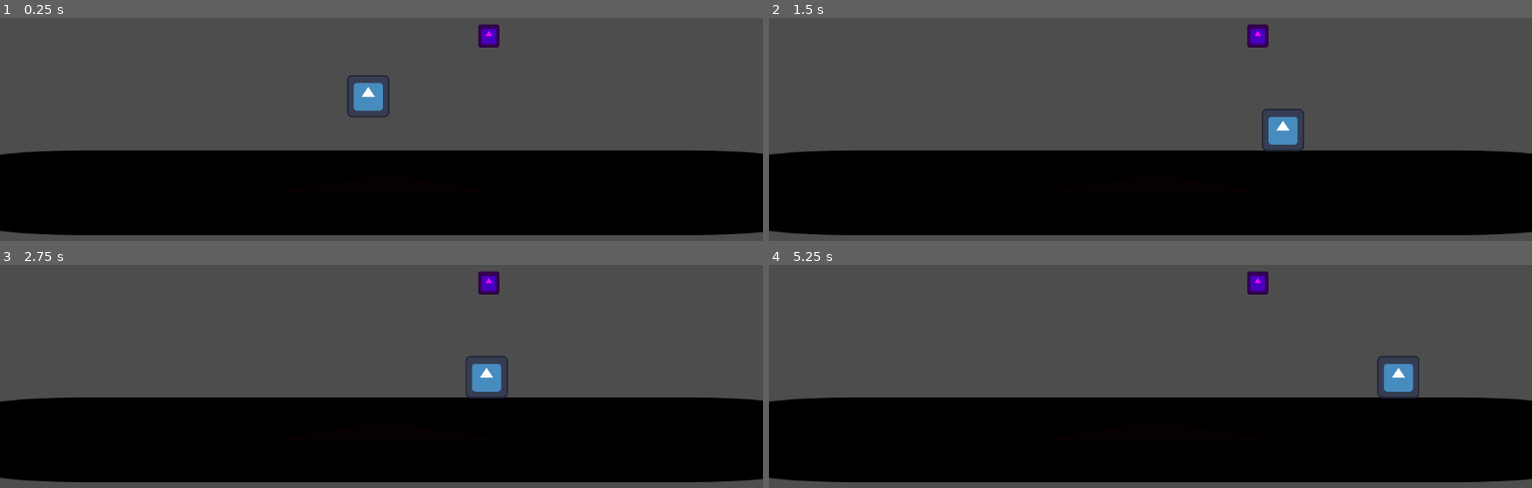
Above: before the commit, frames 1-4 (two rows, left to right).
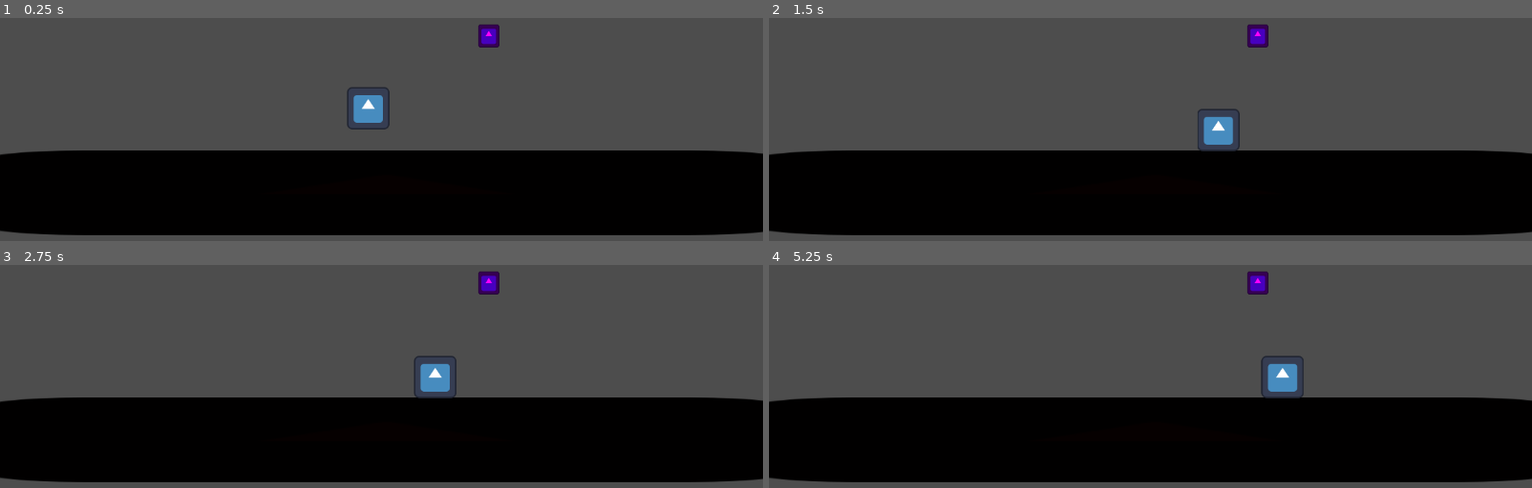
Above: after the commit, the same moments.

Repository: GonzaloDP/MovimientoJuego2D
Game: Godot game, scene res://mundo.tscn
Two runs of this game, one before a commit and one after it. Both use one fixed random seed, a clock stepped at 60 frames per second and the inputs below. The engine's default icon, where the game draws it, is replaced by a stand-in: a white triangle on a blue panel in a dark square.
Inputs:
- Up to frame 1 (0.25 s): no input
- Up to frame 2 (1.5 s): hold Right (derecha) from 0.53 s (still down); tap Space (dash) at 0.6, 1.35 s; tap Up (saltar) at 0.77 s
- Up to frame 3 (2.75 s): tap Up (saltar) at 1.52 s; release Right (derecha) at 2.03 s; hold Left (izquierda) from 2.03 s (still down); tap Space (dash) at 2.1 s
- Up to frame 4 (5.25 s): release Left (izquierda) at 2.78 s; hold Right (derecha) 2.78-4.28 s; tap Space (dash) every 0.75 s from 2.85 to 5.1 s; tap Up (saltar) at 3.02, 3.77, 4.52 s; hold Left (izquierda) 4.28-5.03 s; hold Right (derecha) from 5.03 s (still down)

The runs differ from the first frame. In frame 1, 0.7% of the frame differs, in the area x 45-52%, y 25-50%; in frame 2, 1.3%; in frame 3, 1.3%; in frame 4, 1.4%, in the area x 64-86%, y 40-60%.

Commit message:
Pulimiento de salto

Diff:
--- a/movimiento-juego-2d/player.gd
+++ b/movimiento-juego-2d/player.gd
@@ -3,8 +3,8 @@
 @onready var DashDuracion = $DashDuracion
 
 const velocidad = 5000.0
-const gravedad = 9.8
-const dash = 300.0
+const gravedad = 19
+const dash = 150.0
 var salto_diponible = true
 var velocidad_de_salto = -500.0
 var dash_direccion: float
--- a/movimiento-juego-2d/player.tscn
+++ b/movimiento-juego-2d/player.tscn
@@ -15,6 +15,7 @@
 texture = ExtResource("2_i3pqv")
 
 [node name="CollisionShape2D" type="CollisionShape2D" parent="." unique_id=1793142903]
+visible = false
 shape = SubResource("CircleShape2D_hqtel")
 
 [node name="DashDuracion" type="Timer" parent="." unique_id=1159393225]
